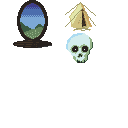
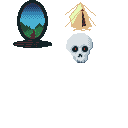
The second 128×128 image is a revision of the first. Changes to its layers:
painted on "Background" over <box>13,0,96,63</box>
